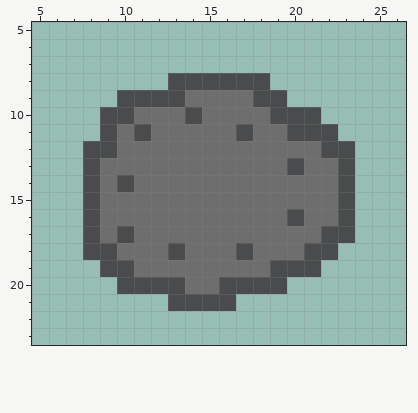
Pixel-art sprite: Sprites/Enemies/Bosses/ArmoredZombieArmor.png. This is how it looked before the edit.
The file is 32x32 pixels. Shown: x 5..26, y 5..23.
Now the later version:
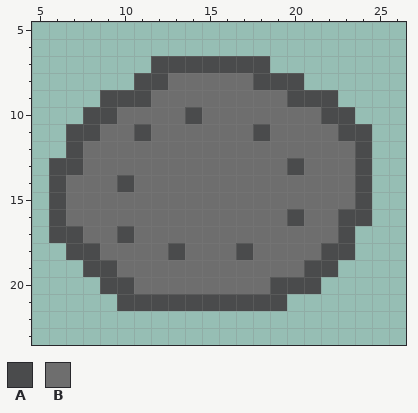
Palette (. is transparent): A #4a4b4c  B #6e6e6e
Change:
y 7: x 12..18 ....... -> AAAAAAA
y 8: x 11..17 ..AAAAA -> AABBBBB; x 19..20 .. -> AA
y 9: x 9 . -> A; x 12..13 AA -> BB; x 18..22 AA... -> BBAAA
y 10: x 8 . -> A; x 10 A -> B; x 19..23 AAA.. -> BBBAA
y 11: x 7..9 ..A -> AAB; x 17..18 AB -> BA; x 20..24 AAA.. -> BBBAA
y 12: x 7..9 .AA -> ABB; x 22..24 AA. -> BBA
y 13: x 6..8 ..A -> AAB; x 23..24 A. -> BA
y 14..15: x 6..8 ..A -> ABB; x 23..24 A. -> BA
y 16: x 6..8 ..A -> ABB; x 24 . -> A
y 17: x 6..8 ..A -> AAB; x 22 A -> B
y 18: x 7 . -> A; x 9 A -> B; x 21 A -> B; x 23 . -> A
y 19: x 8 . -> A; x 10 A -> B; x 19..20 AA -> BB; x 22 . -> A
y 20: x 9 . -> A; x 11..13 AAA -> BBB; x 16..18 AAA -> BBB; x 20..21 .. -> AA
y 21: x 10..12 ... -> AAA; x 17..19 ... -> AAA
